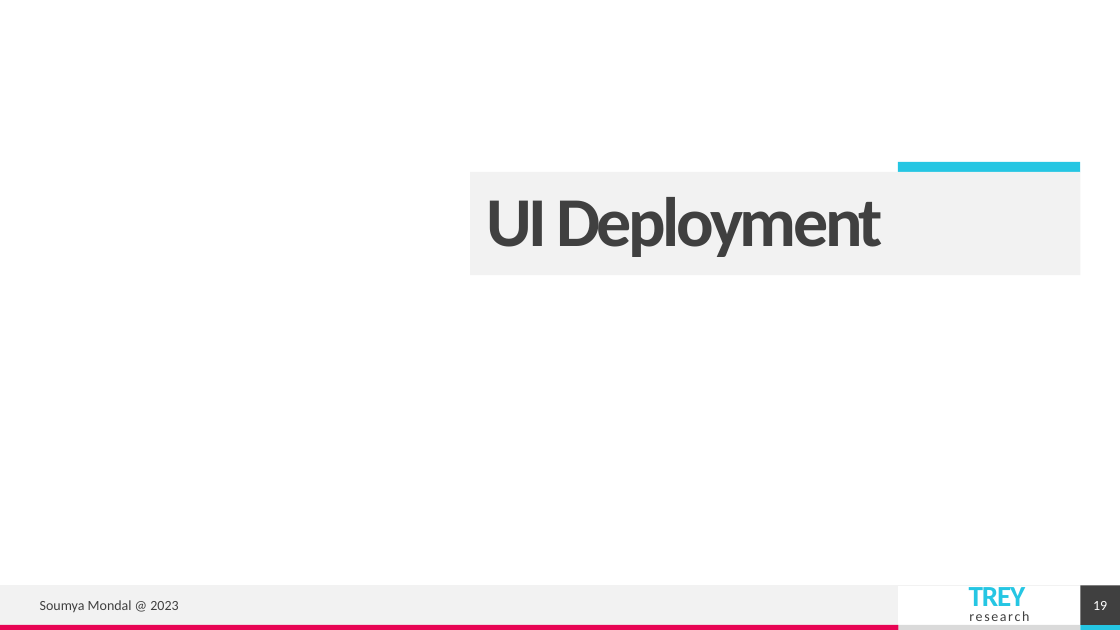
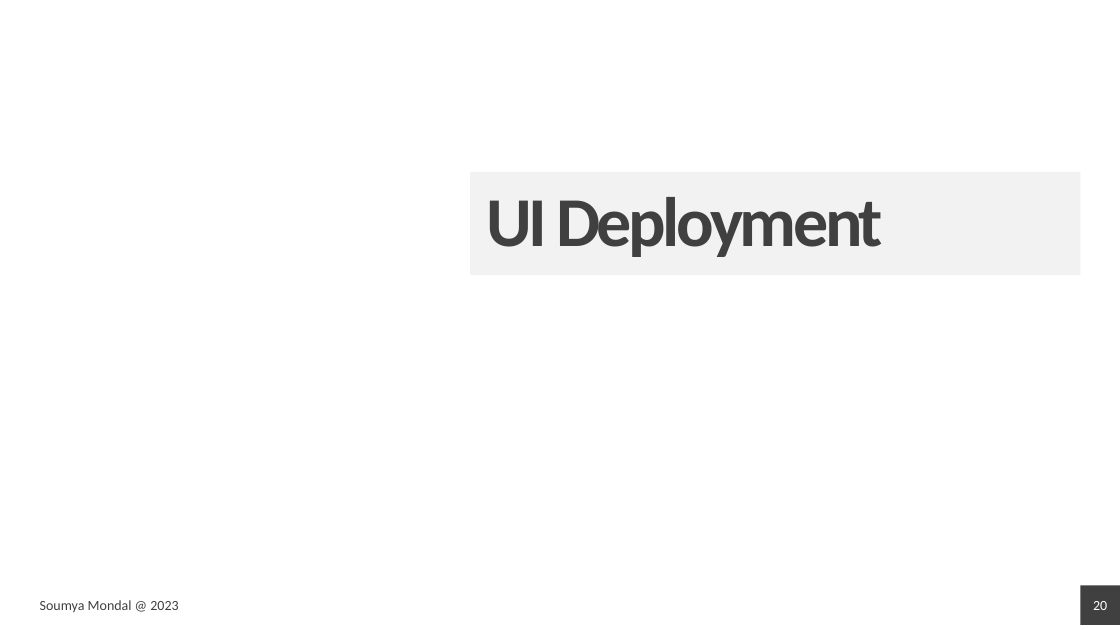
Before and after one commit to smondal8/crowdfund-innovative-world, a slide deck: slide 20 of docs/craftsDemo.pptx (slide 19 before the commit). Drawn at 1120x630 pixels with LibreOffice and Linux fonts; fonts in the diff are those of the drawing. Boxes give left, top, right and bottom in pixels: in the first picture for what was removed or moved away, otherwise in the second. Text is boxed around its words. In the diff, an @@ line names an element or a change of style, - is before the commit and + after.

Commit message:
ppt update

```diff
--- a/docs/craftsDemo.pptx
+++ b/docs/craftsDemo.pptx
@@ rectangle removed at (898,162,1081,173) @@
@@ freeform shape removed at (0,586,899,625) @@
@@ line removed from (1120, 586) to (0, 586) @@
@@ text removed at (969,587,1029,621) @@
-TREY
-research
@@ rectangle removed at (0,625,899,630) @@
@@ rectangle removed at (899,625,1081,630) @@
@@ rectangle removed at (1081,625,1120,630) @@
@@ page number at (1093,601,1107,610): text changed @@
-19
+20
```
Also in this commit, not shown: 2 other slides changed, 1 slide added.
